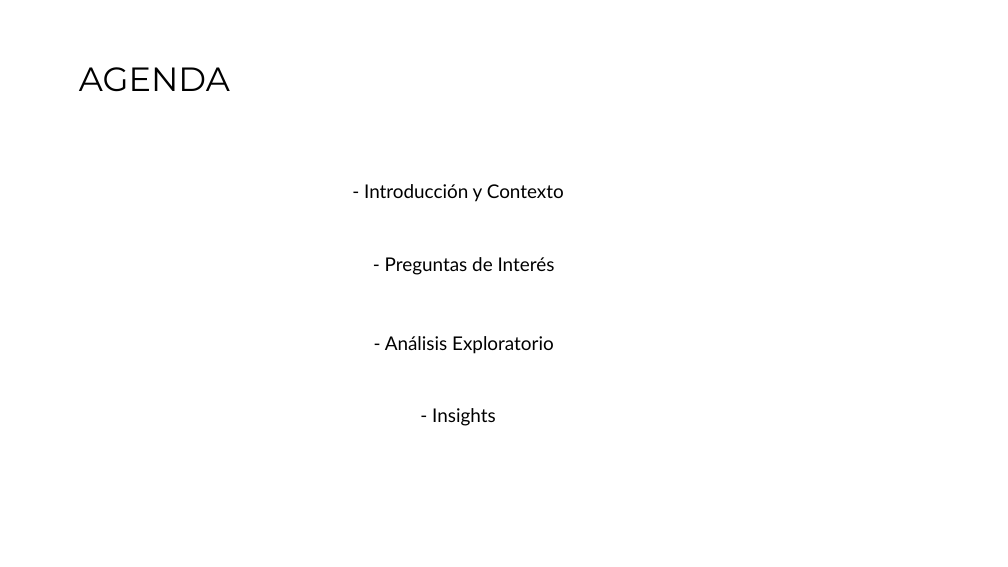
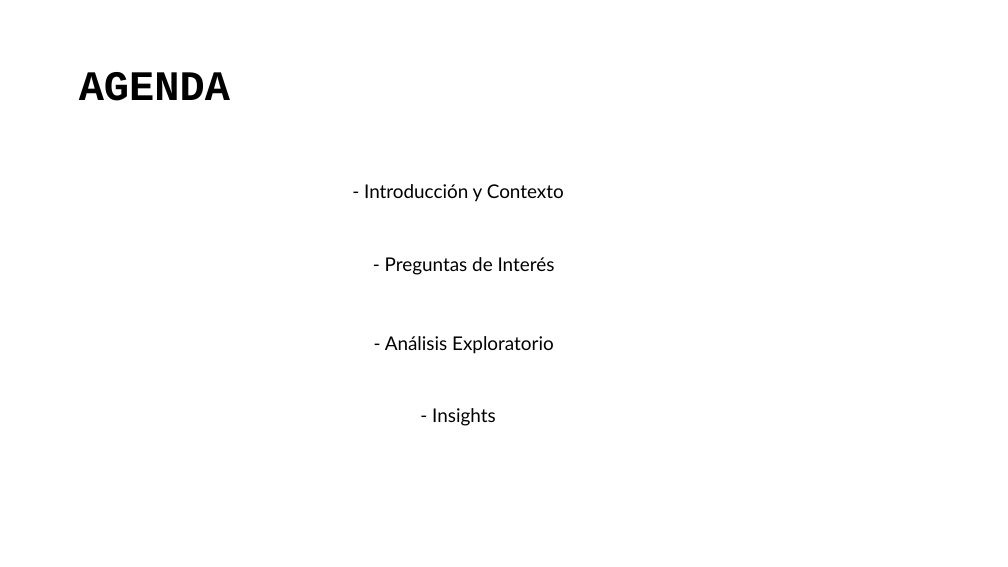
Before and after one commit to brayan084/pre-entregas, a slide deck: slide 2 of Predicción de aprobación de tarjeta de crédito.pptx. Drawn at 1008x567 pixels with LibreOffice and Linux fonts; fonts in the diff are those of the drawing. Boxes give left, top, right and bottom in pixels: in the first picture for what was removed or moved away, otherwise in the second. Text is boxed around its words. In the diff, an @@ line names an element or a change of style, - is before the commit and + after.

```diff
--- a/Predicción de aprobación de tarjeta de crédito.pptx
+++ b/Predicción de aprobación de tarjeta de crédito.pptx
@@ text "AGENDA" at bbox=[79, 72, 230, 101]: size 32 to 40 pt, font Montserrat to Courier New, bold on @@
```
Also in this commit, not shown: 3 other slides changed, 1 slide added.
